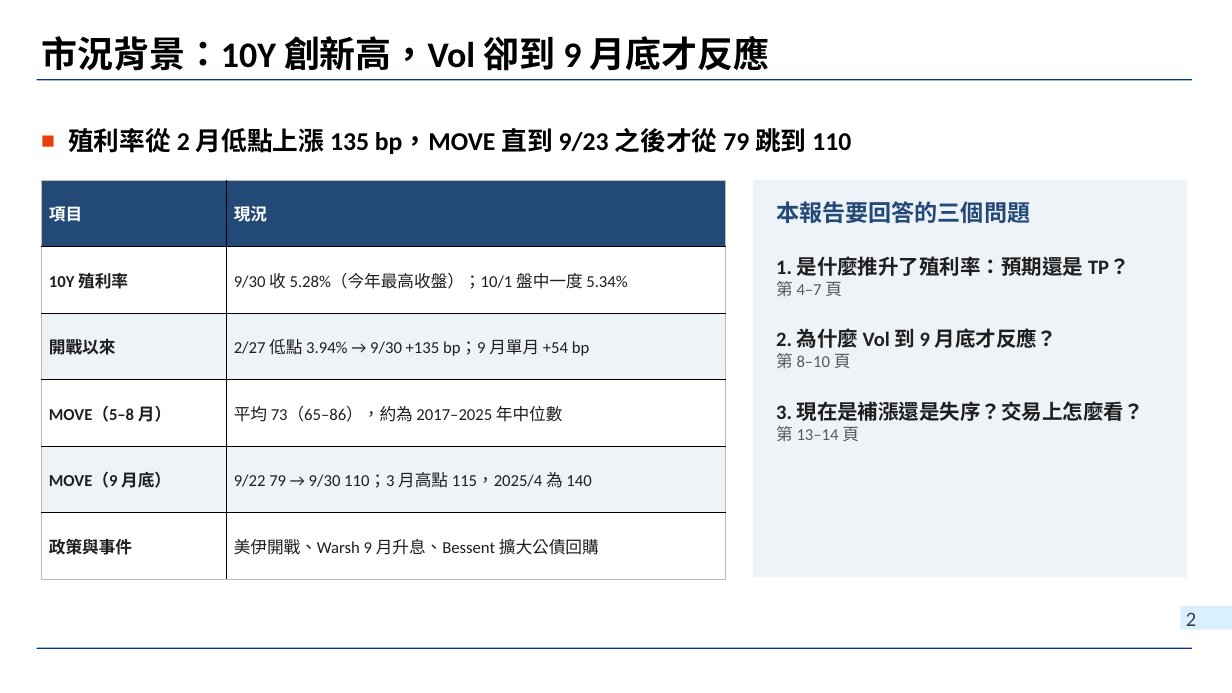
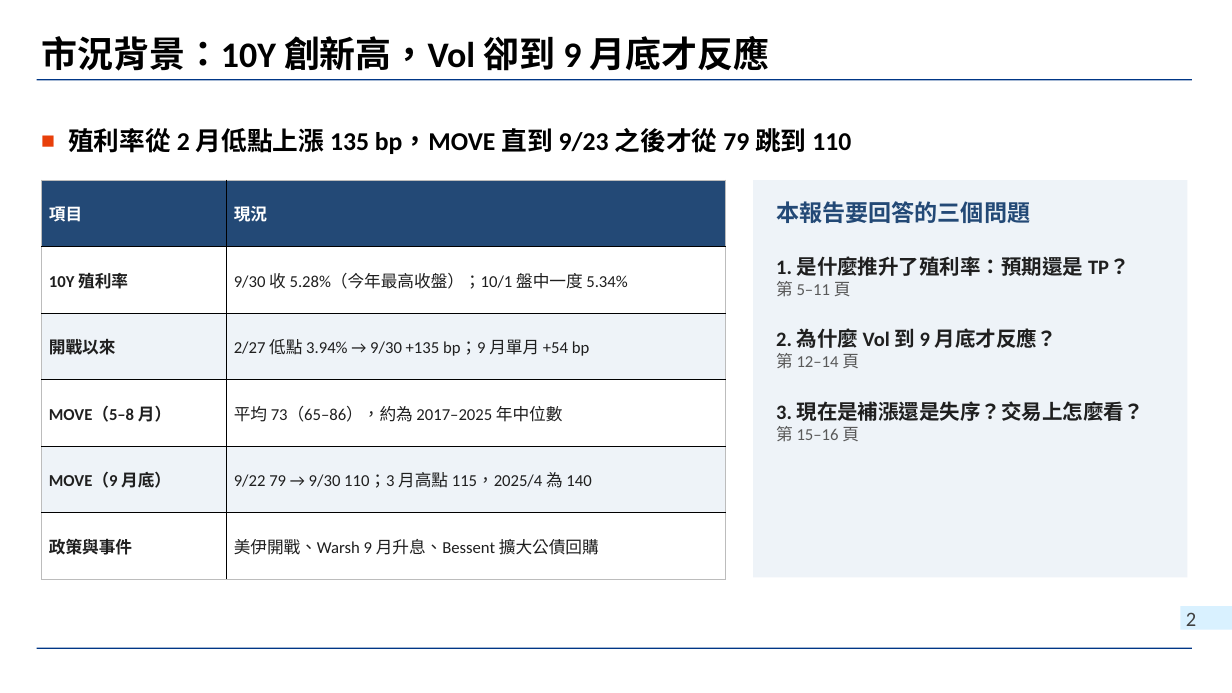
Before and after one commit to wlinoxox/US-Bond-Vol, a slide deck: slide 2 of slides/2026-10-03_us-treasury-vol-regime-change.pptx. Drawn at 1232x693 pixels with LibreOffice and Linux fonts; fonts in the diff are those of the drawing; background and template pictures are left out. Boxes give left, top, right and bottom in pixels: in the first picture for what was removed or moved away, otherwise in the second. Text is boxed around its words. In the diff, an @@ line names an element or a change of style, - is before the commit and + after.

```diff
--- a/slides/2026-10-03_us-treasury-vol-regime-change.pptx
+++ b/slides/2026-10-03_us-treasury-vol-regime-change.pptx
@@ text at box(776, 281, 851, 297): text changed @@
-第 4–7 頁
+第 5–11 頁
@@ text at box(776, 353, 859, 369): text changed @@
-第 8–10 頁
+第 12–14 頁
@@ text at box(776, 426, 859, 442): text changed @@
-第 13–14 頁
+第 15–16 頁
```
Also in this commit, not shown: 5 other slides changed, 2 slides added, 3 other files.
